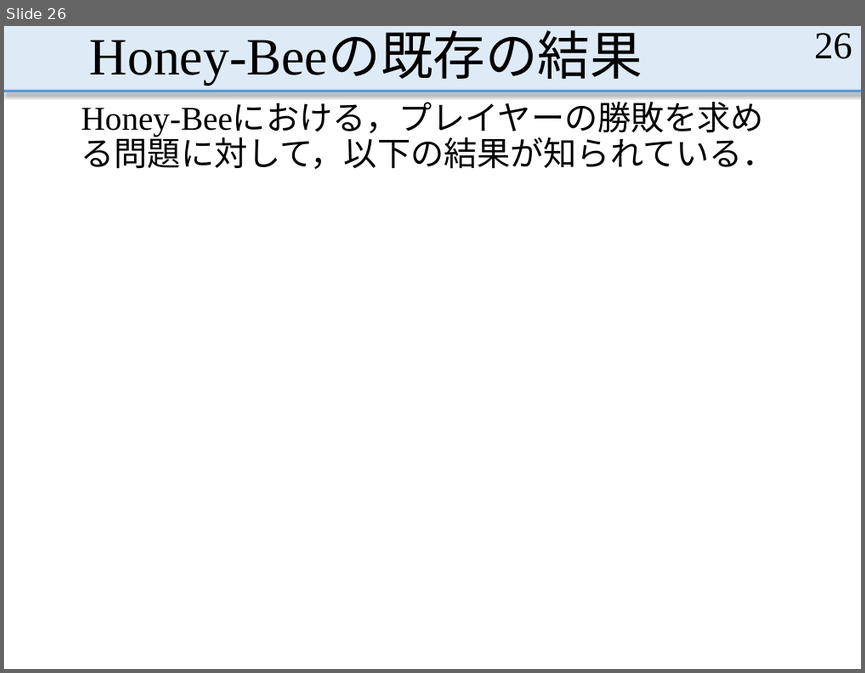
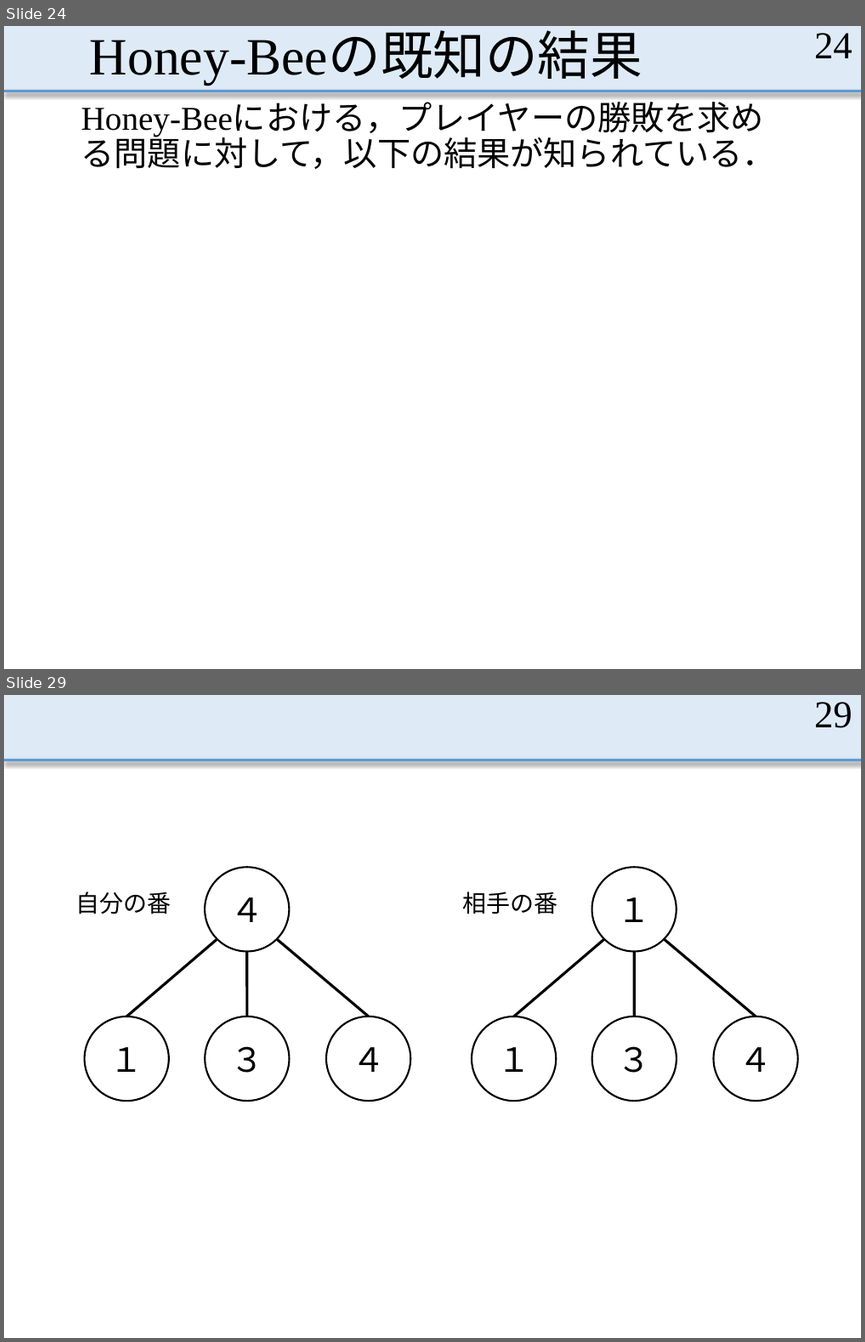
Before and after one commit to MasayaOda/SR, a slide deck: 中間発表1210.pptx. Shown one above the other, each under a label of ours: slide 26 before the commit, slides 24 and 29 after it; the slides between them are not shown. The pictures are 865x673 and 865x1342 pixels, drawn with LibreOffice and Linux fonts; fonts in the diff are those of the drawing. Boxes give left, top, right and bottom in pixels: in the first picture for what was removed or moved away, otherwise in the second. Text is boxed around its words. In the diff, an @@ line names an element or a change of style, - is before the commit and + after.

```diff
--- a/中間発表1210.pptx
+++ b/中間発表1210.pptx
@@ slide 29 added at bbox=[4, 695, 861, 1338], background #FFFFFF; not listed: 2 template elements that a slide beside it also shows @@
@@ page number added at bbox=[814, 702, 852, 728], 32 pt, text #000000 @@
+29
@@ ellipse added at bbox=[205, 868, 289, 951], fill #FFFFFF, outline #000000 1.5 pt, 28 pt, text #000000 @@
+４
@@ ellipse added at bbox=[591, 868, 676, 951], fill #FFFFFF, outline #000000 1.5 pt, 28 pt, text #000000 @@
+１
@@ text added at bbox=[75, 891, 171, 914], 20 pt, text #000000 @@
+自分の番
@@ text added at bbox=[463, 891, 558, 914], 20 pt, text #000000 @@
+相手の番
@@ line added from (126, 1016) to (217, 939), #000000 2.25 pt @@
@@ line added from (368, 1016) to (277, 939), #000000 2.25 pt @@
@@ line added from (514, 1016) to (605, 939), #000000 2.25 pt @@
@@ line added from (755, 1016) to (664, 939), #000000 2.25 pt @@
@@ line added from (247, 1016) to (246, 951), #000000 2.25 pt @@
@@ line added from (634, 1016) to (634, 951), #000000 2.25 pt @@
@@ ellipse added at bbox=[85, 1016, 169, 1100], fill #FFFFFF, outline #000000 1.5 pt, 28 pt, text #000000 @@
+１
@@ ellipse added at bbox=[205, 1016, 289, 1100], fill #FFFFFF, outline #000000 1.5 pt, 28 pt, text #000000 @@
+３
@@ ellipse added at bbox=[326, 1016, 410, 1100], fill #FFFFFF, outline #000000 1.5 pt, 28 pt, text #000000 @@
+４
@@ ellipse added at bbox=[472, 1016, 556, 1100], fill #FFFFFF, outline #000000 1.5 pt, 28 pt, text #000000 @@
+１
@@ ellipse added at bbox=[591, 1016, 676, 1100], fill #FFFFFF, outline #000000 1.5 pt, 28 pt, text #000000 @@
+３
@@ ellipse added at bbox=[714, 1016, 797, 1100], fill #FFFFFF, outline #000000 1.5 pt, 28 pt, text #000000 @@
+４
@@ what was slide 26 is now slide 24 @@
@@ slide 24 changed as well @@
@@ title at bbox=[90, 34, 642, 85]: text changed @@
-Honey-Beeの既存の結果
+Honey-Beeの既知の結果
@@ page number at bbox=[814, 33, 852, 58]: text changed @@
-26
+24
```
Also in this commit, not shown: 8 other slides changed, 8 other slides added.
